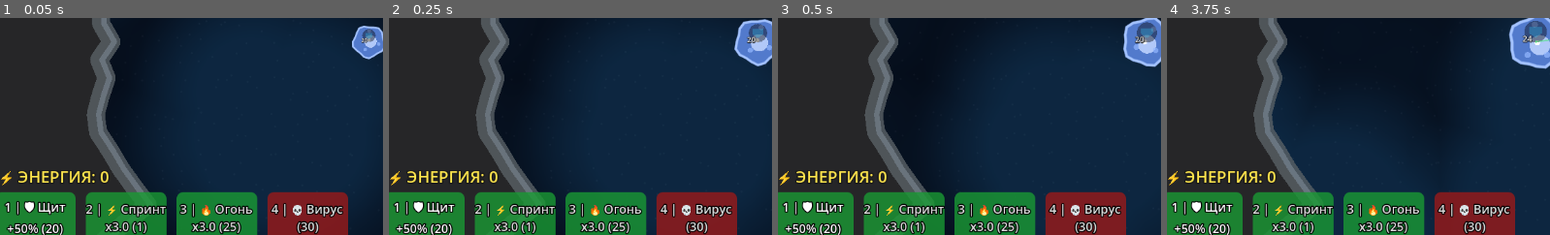
Above: before the commit, frames 1-4 (left to right).
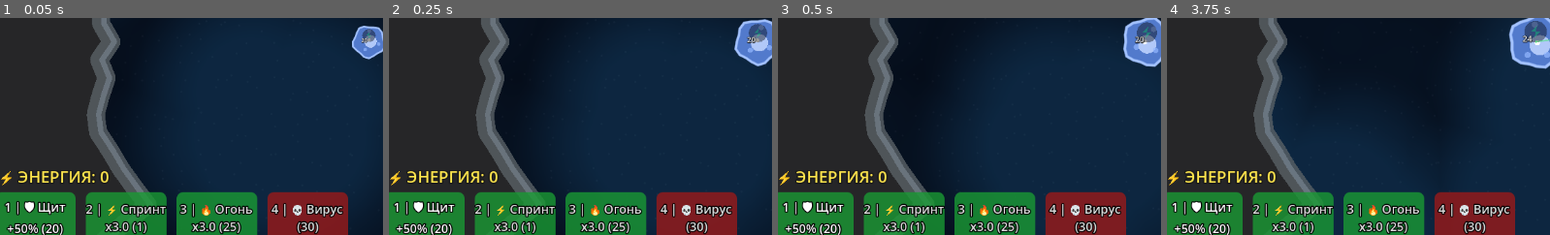
Above: after the commit, the same moments.

Repository: alexey231090/CellColony
Game: Godot game, scene res://scenes/main.tscn
Two runs of this game, one before a commit and one after it. Both use one fixed random seed, a clock stepped at 60 frames per second and the inputs below.
Inputs (mouse positions are % of the whole screen's width and height, from its top left):
- Up to frame 1 (0.05 s): no input
- Up to frame 2 (0.25 s): no input
- Up to frame 3 (0.5 s): no input
- Up to frame 4 (3.75 s): click "1 | 🛡 Щит +50% (20)" at 0.5 s; click "2 | ⚡ Спринт x3.0 (1)" at 1.25 s; click "3 | 🔥 Огонь x3.0 (25)" at 2 s; click "4 | 💀 Вирус (30)" at 2.75 s; tap Enter at 3.5, 3.6 s; move the mouse to (72, 45) at 3.52 s; hold Right (ui_right) from 3.53 s (still down); click (72, 45) at 3.67 s
The pictures show only the part of the screen within x 1-51%, y 45-94%; the shares and areas given below are measured in that part.

The runs differ from the first frame. In frame 1, less than 0.1% of the frame differs, in the area x 95-98%, y 7-10%; in frame 2, less than 0.1%; in frame 3, 0.1%; in frame 4, 0.1%, in the area x 94-98%, y 3-9%.

Commit message:
add on cell , speed perk button

Diff:
--- a/scenes/base_cell/cell.gd
+++ b/scenes/base_cell/cell.gd
@@ -284,7 +284,7 @@
 			elif not has_energy:
 				perk_color.a = 0.3 # Полупрозрачный если нет энергии
 
-			# Рисуем саму иконку (ЩИТ - пятиугольником вниз)
+			# Рисуем саму иконку
 			if assigned_perk == "shield":
 				var s_pts = PackedVector2Array([
 					perk_pos + Vector2(-8, -6),
@@ -294,6 +294,17 @@
 					perk_pos + Vector2(-8, 2)
 				])
 				draw_colored_polygon(s_pts, perk_color)
+			elif assigned_perk == "speed":
+				# Молния (зигзаг)
+				var l_pts = PackedVector2Array([
+					perk_pos + Vector2(2, -8),
+					perk_pos + Vector2(-6, 0),
+					perk_pos + Vector2(0, 0),
+					perk_pos + Vector2(-2, 8),
+					perk_pos + Vector2(6, 0),
+					perk_pos + Vector2(0, 0)
+				])
+				draw_colored_polygon(l_pts, perk_color)
 			else:
 				draw_circle(perk_pos, 6.0, perk_color)
 
--- a/scenes/main.gd
+++ b/scenes/main.gd
@@ -46,7 +46,7 @@
 		player_cell.position = player_base.pos
 		player_cell.owner_type = BaseCell.OwnerType.PLAYER
 		player_cell.stats.current_energy = 20
-		player_cell.assigned_perk = "shield"
+		player_cell.assigned_perk = "speed"
 
 	# 2. Спавним 3 AI-фракции с базой и стартовыми клетками
 	for i in range(1, 4):
--- a/scripts/core/SelectionManager.gd
+++ b/scripts/core/SelectionManager.gd
@@ -92,18 +92,25 @@
 			var mouse_pos = camera.get_global_mouse_position()
 			var cell_pos = drag_cell.global_position
 			var dir = (mouse_pos - cell_pos).normalized()
-			# Смещаем центр щита так, чтобы край касался центра клетки
-			drag_target_pos = cell_pos + dir * SHIELD_SELECT_RADIUS
-			drag_preview.global_position = drag_target_pos
-			drag_preview.show()
-
-			# Рисуем линию прицеливания
+			# Рисуем линию или стрелку прицеливания
 			if aim_line:
 				aim_line.clear_points()
-				# Линия в локальных координатах SelectionManager должна быть в мировых для простоты
-				# Но SelectionManager — дочерняя нода Main (0,0), так что мировые = локальные
 				aim_line.add_point(cell_pos)
-				aim_line.add_point(drag_target_pos)
+
+				# Если это спринт - меняем цвет на "скоростной" зеленый/неоновый
+				if drag_cell.assigned_perk == "speed":
+					aim_line.default_color = Color(0.0, 1.0, 0.5, 0.7)
+					drag_preview.set_radius(40.0) # Для рывка круг превью меньше
+					# Для рывка тянем линию прямо до мышки, без ограничения радиусом щита
+					drag_target_pos = mouse_pos
+					aim_line.add_point(mouse_pos)
+				else:
+					aim_line.default_color = Color(0.2, 0.8, 1.0, 0.3)
+					drag_preview.set_radius(SHIELD_SELECT_RADIUS)
+					drag_target_pos = cell_pos + dir * SHIELD_SELECT_RADIUS
+					aim_line.add_point(drag_target_pos)
+
+				drag_preview.global_position = drag_target_pos
 				aim_line.show()
 	else:
 		if drag_preview:
@@ -297,6 +304,41 @@
 			if active_perk == "shield":
 				_clear_active_perk()
 			return true
+
+	elif perk_name == "speed":
+		if perk_energy < SPEED_ENERGY_COST or speed_cooldown > 0:
+			print("Нет энергии или КД для спринта на клетке")
+			return false
+
+		var player_cells = get_tree().get_nodes_in_group("player_cells")
+
+		if custom_pos != Vector2.ZERO:
+			# РЕЖИМ РЫВКА (Super Dash)
+			var mouse_pos = custom_pos
+			var cell_pos = cell.global_position
+			var dash_dir = (mouse_pos - cell_pos).normalized()
+
+			# Применяем очень быстрый, но короткий буст
+			for p_cell in player_cells:
+				if p_cell is BaseCell:
+					p_cell.apply_speed_boost(1.0, 6.0) # 1.0 сек, скорость х6
+					# Форсируем движение в сторону рывка (задаем цель далеко впереди)
+					p_cell.command_move(p_cell.global_position + dash_dir * 2000.0)
+					# Даем резкий "пинок" (импульс)
+					p_cell.velocity += dash_dir * 1200.0
+
+			print("СВЕРХЗВУКОВОЙ РЫВОК в направлении: ", dash_dir)
+		else:
+			# ОБЫЧНЫЙ СПРИНТ
+			for p_cell in player_cells:
+				if p_cell is BaseCell:
+					p_cell.apply_speed_boost(7.0, 2.0) # 7 сек, скорость х2
+			print("Обычный спринт (7 сек)")
+
+		perk_energy -= SPEED_ENERGY_COST
+		speed_cooldown = SPEED_COOLDOWN_MAX
+		_refresh_pui()
+		return true
 
 	return false
 
Not shown, changed: REFERENCE.md
Not shown, changed: project_rules.md
